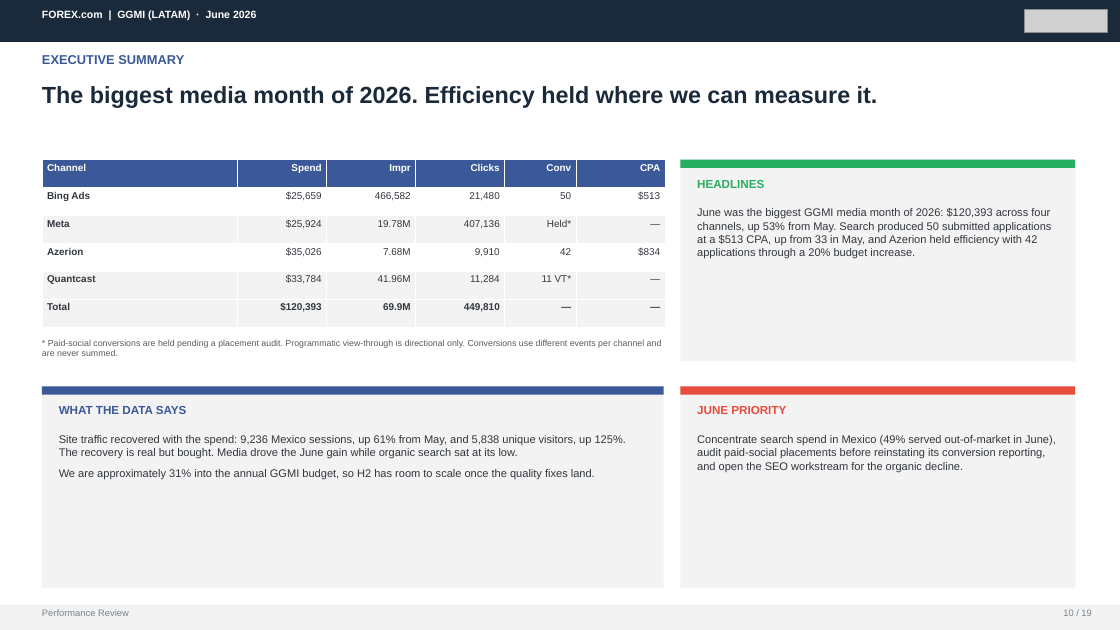
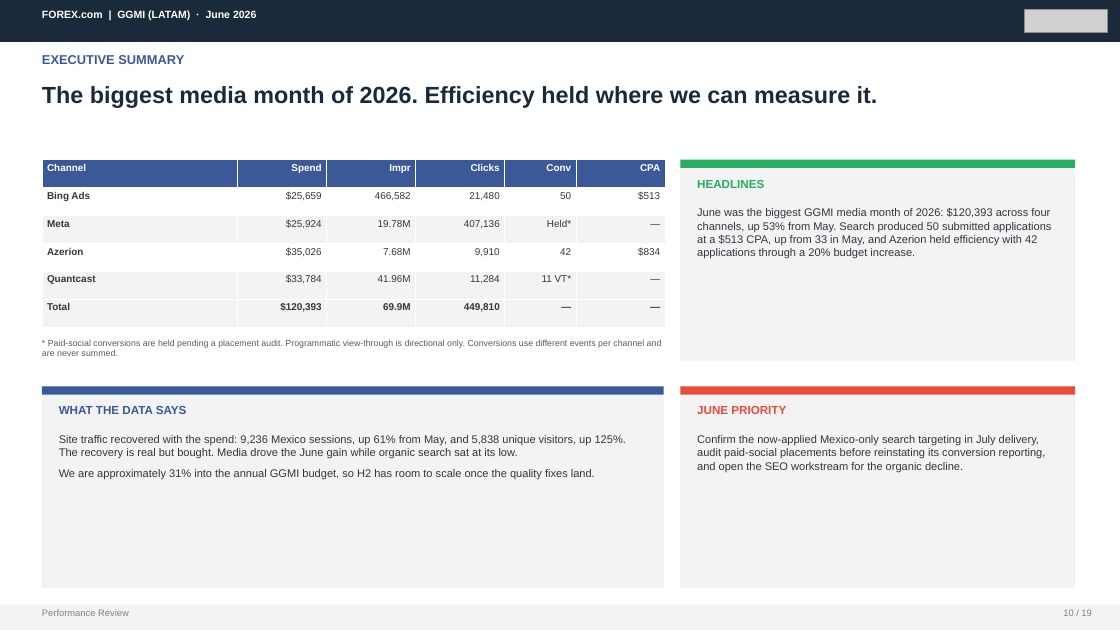
Before and after one commit to hablapro/brlvnt-reporting-hub, a slide deck: slide 10 of report-client-decks/06. GGMI_LATAM_June_2026_Performance_Review.pptx. Drawn at 1120x630 pixels with LibreOffice and Linux fonts; fonts in the diff are those of the drawing; grey boxes stand for pictures. Boxes give left, top, right and bottom in pixels: in the first picture for what was removed or moved away, otherwise in the second. Text is boxed around its words. In the diff, an @@ line names an element or a change of style, - is before the commit and + after.

```diff
--- a/report-client-decks/06. GGMI_LATAM_June_2026_Performance_Review.pptx
+++ b/report-client-decks/06. GGMI_LATAM_June_2026_Performance_Review.pptx
@@ text at (697, 435, 1046, 472): text changed @@
-Concentrate search spend in Mexico (49% served out-of-market in June), audit paid-social placements before reinstating its conversion reporting, and open the SEO workstream for the organic decline.
+Confirm the now-applied Mexico-only search targeting in July delivery, audit paid-social placements before reinstating its conversion reporting, and open the SEO workstream for the organic decline.
```
Also in this commit, not shown: 4 other slides changed.
